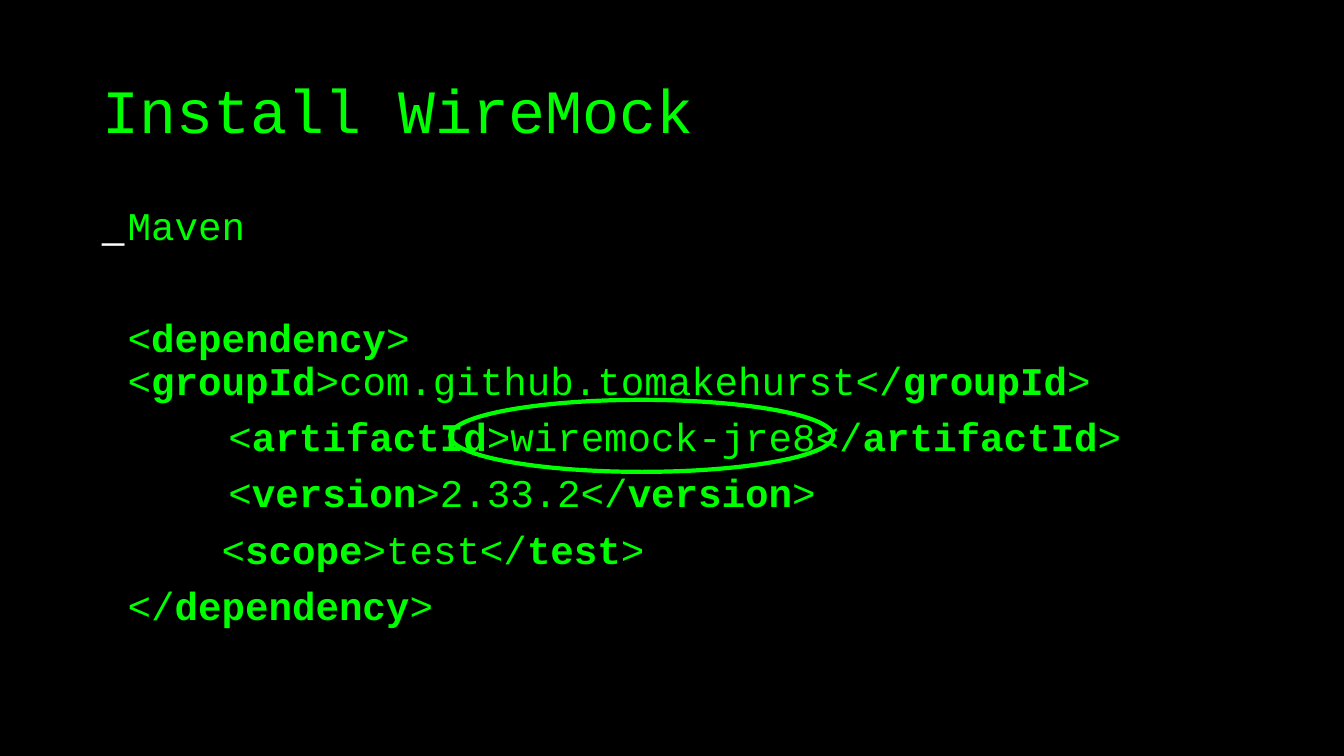
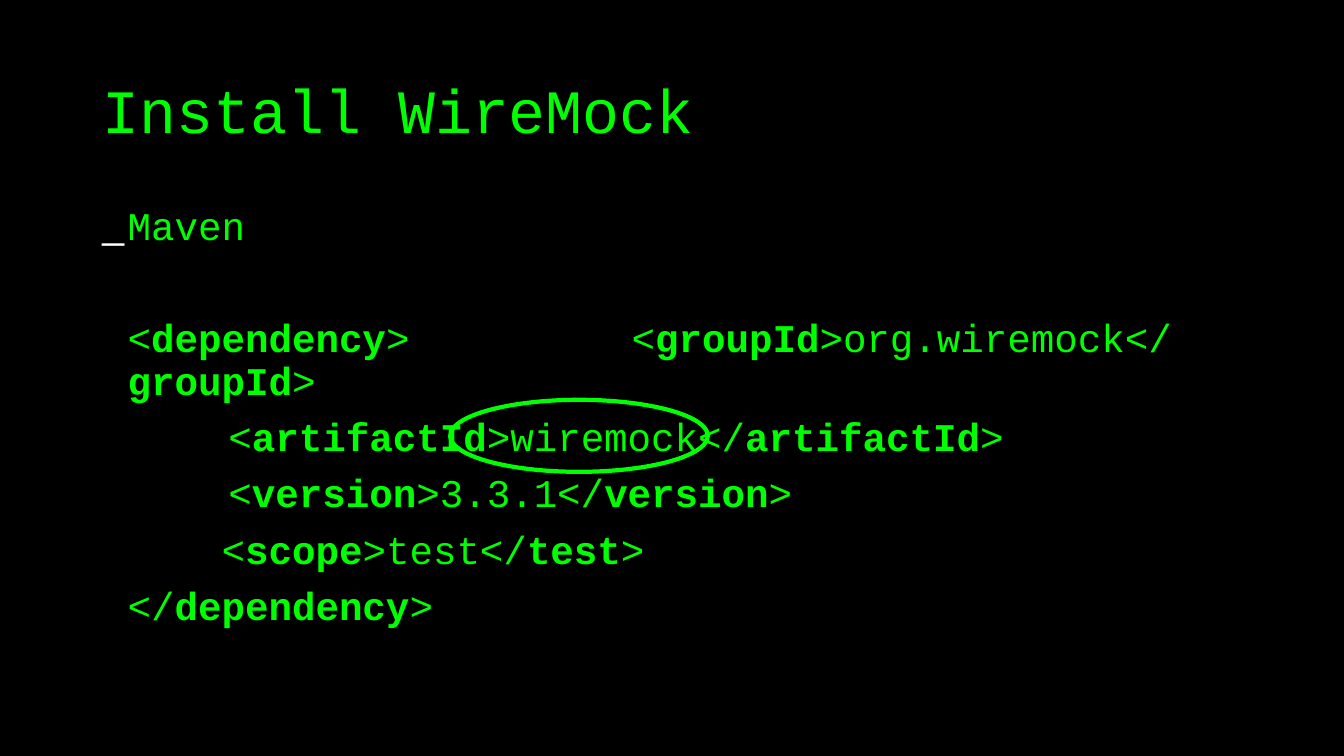
Before and after one commit to basdijkstra/wiremock-workshop, a slide deck: slide 18 of wiremock_workshop.odp. Drawn at 1344x756 pixels with LibreOffice and Linux fonts; fonts in the diff are those of the drawing. Boxes give left, top, right and bottom in pixels: in the first picture for what was removed or moved away, otherwise in the second. Text is boxed around its words. In the diff, an @@ line names an element or a change of style, - is before the commit and + after.

```diff
--- a/wiremock_workshop.odp
+++ b/wiremock_workshop.odp
@@ text at (x1=128, y1=324, x2=1172, y2=508): text changed; bold on @@
-<dependency> <groupId>com.github.tomakehurst</groupId>
-<artifactId>wiremock-jre8</artifactId>
-<version>2.33.2</version>
+<dependency> <groupId>org.wiremock</groupId>
+<artifactId>wiremock</artifactId>
+<version>3.3.1</version>
@@ freeform shape resized from (x1=451, y1=400, x2=834, y2=472) to (x1=451, y1=400, x2=709, y2=472) @@
```
Also in this commit, not shown: 25 other slides changed, 1 slide added, 7 slides removed, 2 other files.
